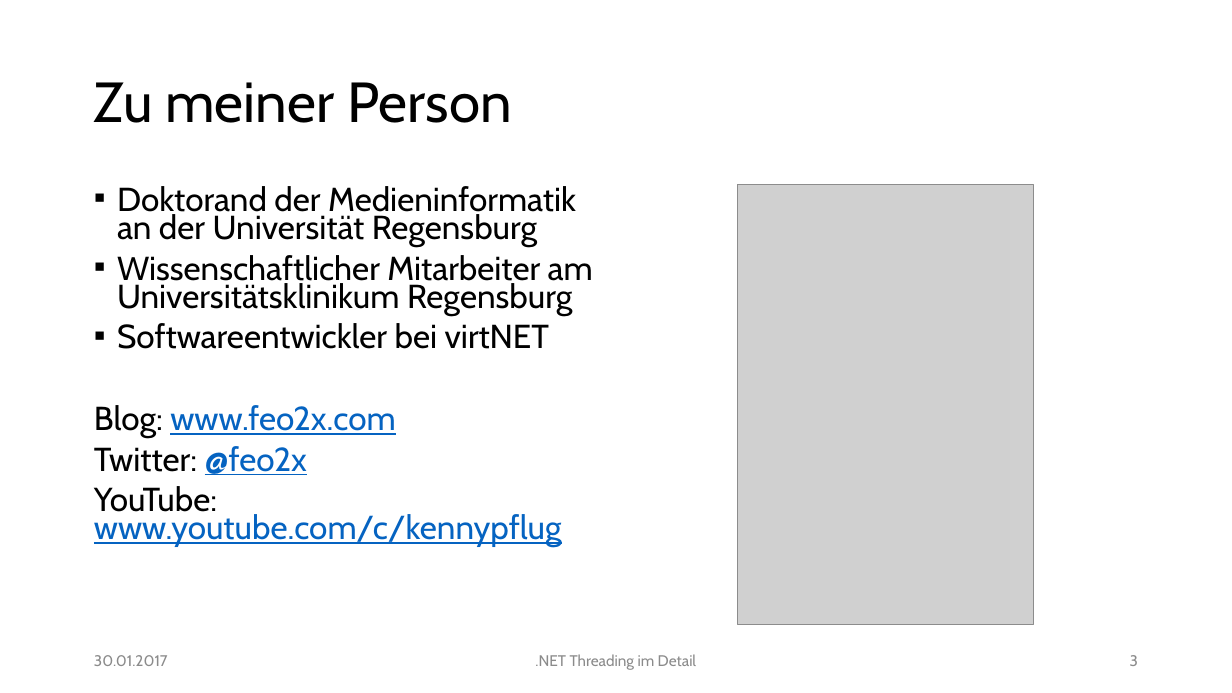
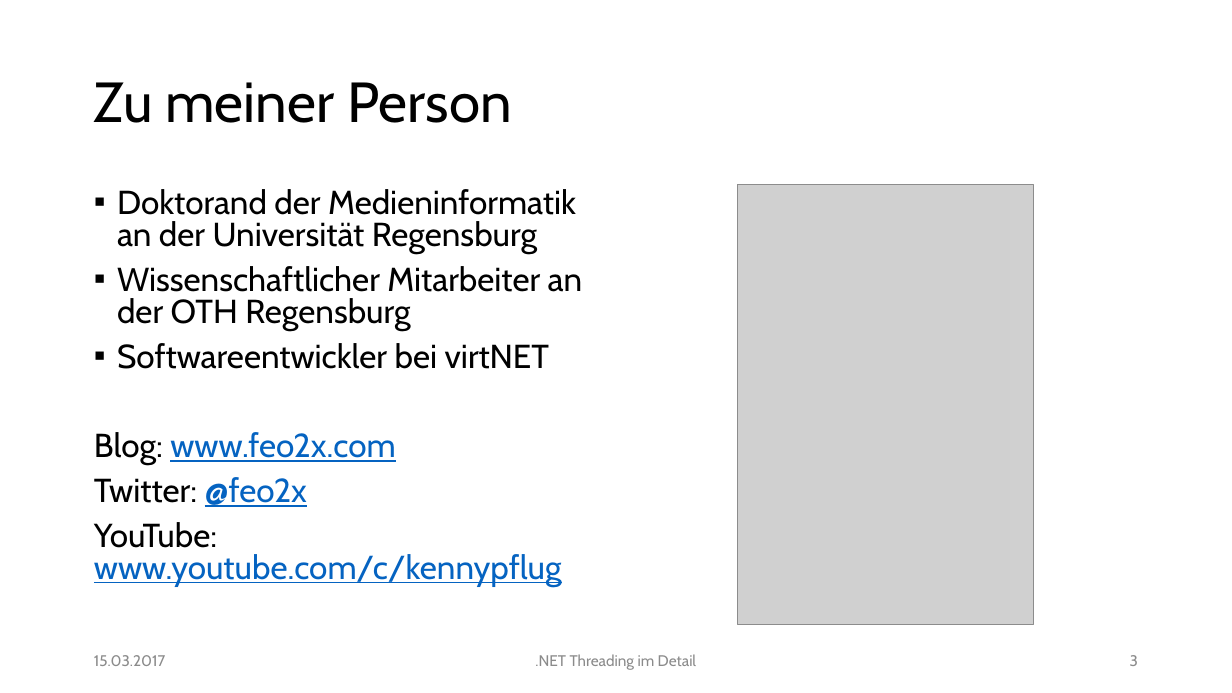
Before and after one commit to feO2x/NetThreadingInDetail, a slide deck: slide 3 of NET Threading im Detail.pptx. Drawn at 1232x693 pixels with LibreOffice and Linux fonts; fonts in the diff are those of the drawing; grey boxes stand for pictures. Boxes give left, top, right and bottom in pixels: in the first picture for what was removed or moved away, otherwise in the second. Text is boxed around its words. In the diff, an @@ line names an element or a change of style, - is before the commit and + after.

```diff
--- a/NET Threading im Detail.pptx
+++ b/NET Threading im Detail.pptx
@@ text at (94,189,576,586): line spacing 0.7 to 0.8 @@
@@ text at (117,266,583,330): text changed @@
-▪ Wissenschaftlicher Mitarbeiter am Universitätsklinikum Regensburg
+▪ Wissenschaftlicher Mitarbeiter an der OTH Regensburg
@@ text at (94,655,165,666): text changed @@
-30.01.2017
+15.03.2017
```
Also in this commit, not shown: 64 other slides changed.
